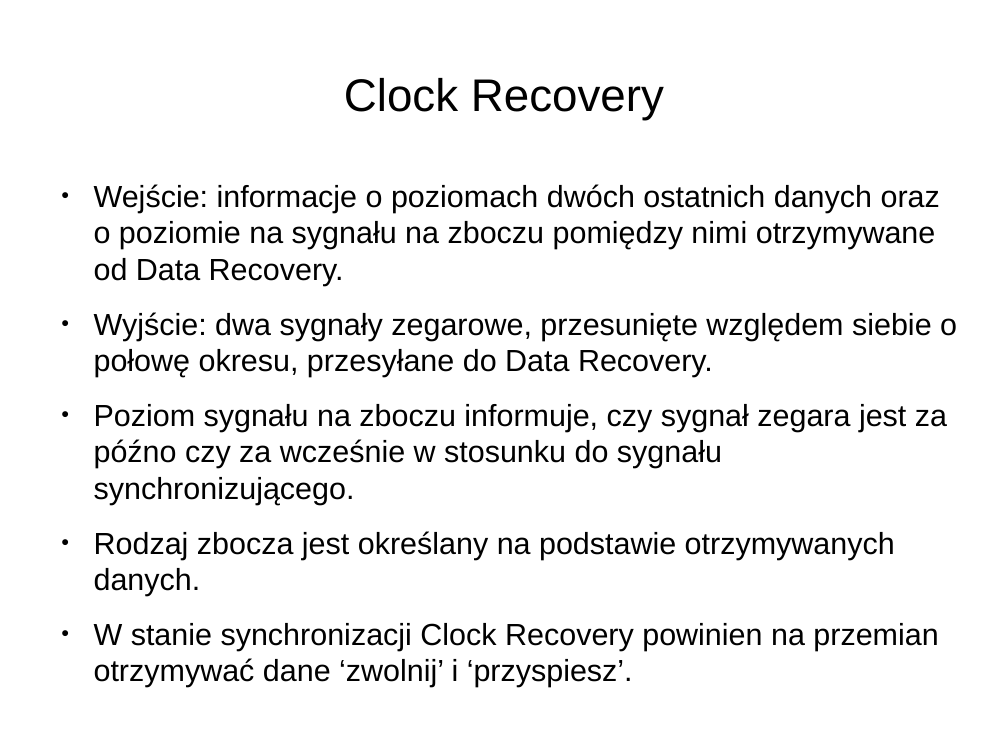
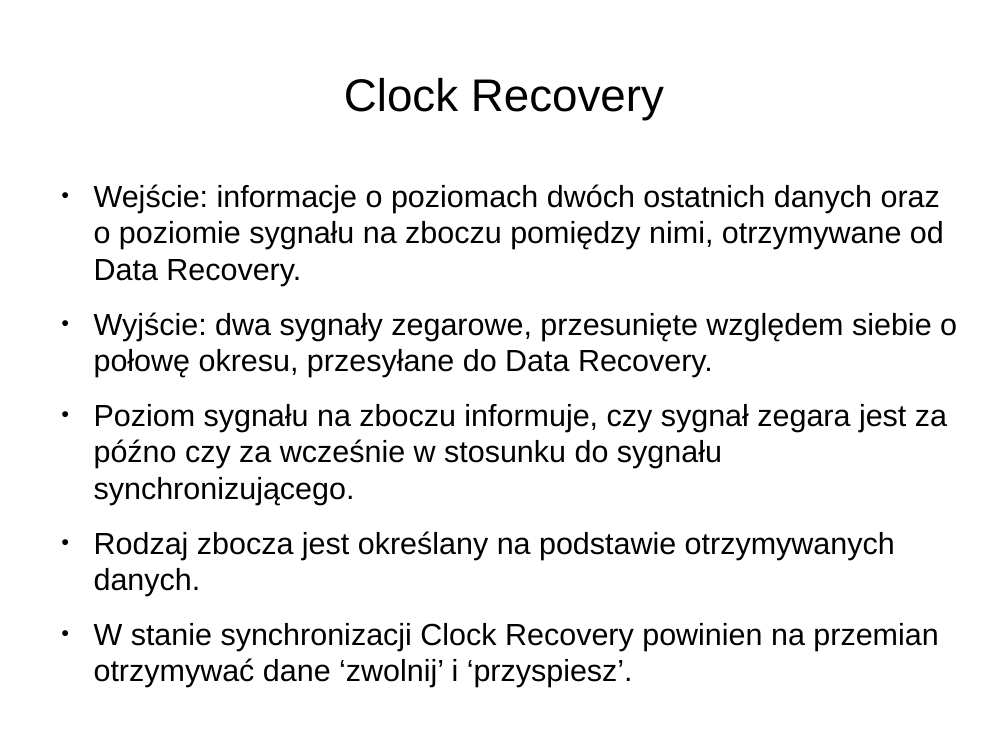
Before and after one commit to joannabp/ProjektSynopsys, a slide deck: slide 2 of Untitled 1.odp. Drawn at 1008x756 pixels with LibreOffice and Linux fonts; fonts in the diff are those of the drawing. Boxes give left, top, right and bottom in pixels: in the first picture for what was removed or moved away, otherwise in the second. Text is boxed around its words. In the diff, an @@ line names an element or a change of style, - is before the commit and + after.

```diff
--- a/Untitled 1.odp
+++ b/Untitled 1.odp
@@ text at (x1=94, y1=184, x2=944, y2=286): text changed @@
-● Wejście: informacje o poziomach dwóch ostatnich danych oraz o poziomie na sygnału na zboczu pomiędzy nimi otrzymywane od Data Recovery.
+● Wejście: informacje o poziomach dwóch ostatnich danych oraz o poziomie sygnału na zboczu pomiędzy nimi, otrzymywane od Data Recovery.
```
Also in this commit, not shown: 5 other slides changed, 11 slides added, 1 other file.
